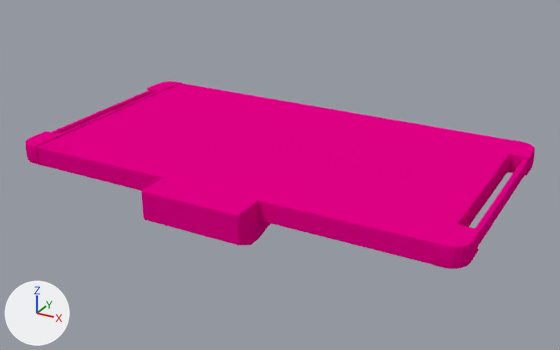
A saved change to the Blender file Assets/Models/NewStrippedBoomHead/Options/BoomHead_LowerShelf.blend.
One viewpoint serves both versions: a 50 mm lens placed at (0.644, -0.908, 0.519), pointed at (0.019, 0.228, -0.049). The axes (+X, +Y, +Z) are drawn at lower left. The lights are the same throughout.

Objects in the first picture: 'BoomHead_LowerShelf'.
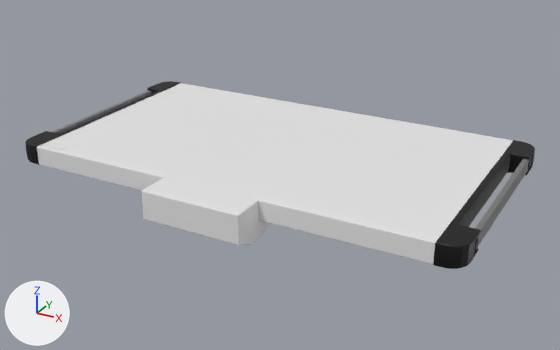
Commit message: Shelf Material fix

Diff of the bpy script that builds the scene:
```diff
--- a/Assets/Models/NewStrippedBoomHead/Options/BoomHead_LowerShelf.blend.py
+++ b/Assets/Models/NewStrippedBoomHead/Options/BoomHead_LowerShelf.blend.py
@@ mat_plastic_black @@
+mat_plastic_black = principled_material('Plastic_Black')
+mat_plastic_black.base_color = (0.0, 0.0, 0.0)  # black #000000
@@ mat_plastic_white @@
+mat_plastic_white = principled_material('Plastic_White')
+mat_plastic_white.base_color = (0.8, 0.8, 0.8)  # white #e7e7e7
@@ mat_metal @@
+mat_metal = principled_material('Metal')
+mat_metal.base_color = (0.194, 0.194, 0.194)  # grey #7a7a7a
@@ me_boomhead_shelves_001 @@
 me_boomhead_shelves_001.from_pydata(...)  # 2971 vertices, 5192 faces; spans x -420.0..420.0, y -30.0..481.0, z -68.0..1.0
 # used by ob_boomhead_lowershelf; location = (0.0, 0.0, 0.0); scale = (0.001, 0.001, 0.001)
-me_boomhead_shelves_001.materials.append(mat_reco_a77d6640)  # green #00e770
+# me_boomhead_shelves_001 part 1: 468 of the faces centred in x -125.0..125.0, y -30.0..480.0, z -68.0..0.0 switch from mat_material_not_defined (pink #e70089) to mat_plastic_white (white #e7e7e7)
+# me_boomhead_shelves_001 part 2: 30 of the faces centred in x -375.0..-325.0, y 30.0..479.0, z -36.0..1.0 switch from mat_material_not_defined (pink #e70089) to mat_plastic_white (white #e7e7e7)
+# me_boomhead_shelves_001 part 3: 1008 of the faces centred in x -420.0..-375.0, y 214.0..481.0, z -36.0..1.0 switch from mat_material_not_defined (pink #e70089) to mat_plastic_black (black #000000)
+# me_boomhead_shelves_001 part 4: 1008 of the faces centred in x 375.0..420.0, y 214.0..481.0, z -37.0..1.0 switch from mat_material_not_defined (pink #e70089) to mat_plastic_black (black #000000)
+# me_boomhead_shelves_001 part 5: 974 of the faces centred in x -420.0..-375.0, y 28.0..122.0, z -36.0..1.0 switch from mat_material_not_defined (pink #e70089) to mat_plastic_black (black #000000)
+# me_boomhead_shelves_001 part 6: 974 of the faces centred in x 375.0..420.0, y 28.0..122.0, z -37.0..1.0 switch from mat_material_not_defined (pink #e70089) to mat_plastic_black (black #000000)
+# me_boomhead_shelves_001 part 7: 336 of the faces centred in x -418.0..-408.0, y 70.0..440.0, z -30.0..-5.0 switch from mat_material_not_defined (pink #e70089) to mat_metal (grey #7a7a7a)
+# me_boomhead_shelves_001 part 8: 336 of the faces centred in x 408.0..418.0, y 70.0..440.0, z -30.0..-5.0 switch from mat_material_not_defined (pink #e70089) to mat_metal (grey #7a7a7a)
```

What differs and where, as boxes [x1, y1, x2, y2] in the pictures (560 x 350 px):
part 1 of me_boomhead_shelves_001, recoloured (pink to white): [37, 83, 513, 264] in both
part 2 of me_boomhead_shelves_001, recoloured: [45, 143, 67, 149] in both
part 3 of me_boomhead_shelves_001, recoloured (pink to black): [72, 81, 181, 131] in both
part 4 of me_boomhead_shelves_001, recoloured (pink to black): [458, 140, 535, 227] in both
part 5 of me_boomhead_shelves_001, recoloured (pink to black): [25, 128, 74, 165] in both
part 6 of me_boomhead_shelves_001, recoloured (pink to black): [433, 213, 481, 269] in both
part 7 of me_boomhead_shelves_001, recoloured (pink to grey): [38, 90, 160, 146] in both
part 8 of me_boomhead_shelves_001, recoloured (pink to grey): [474, 156, 532, 252] in both
